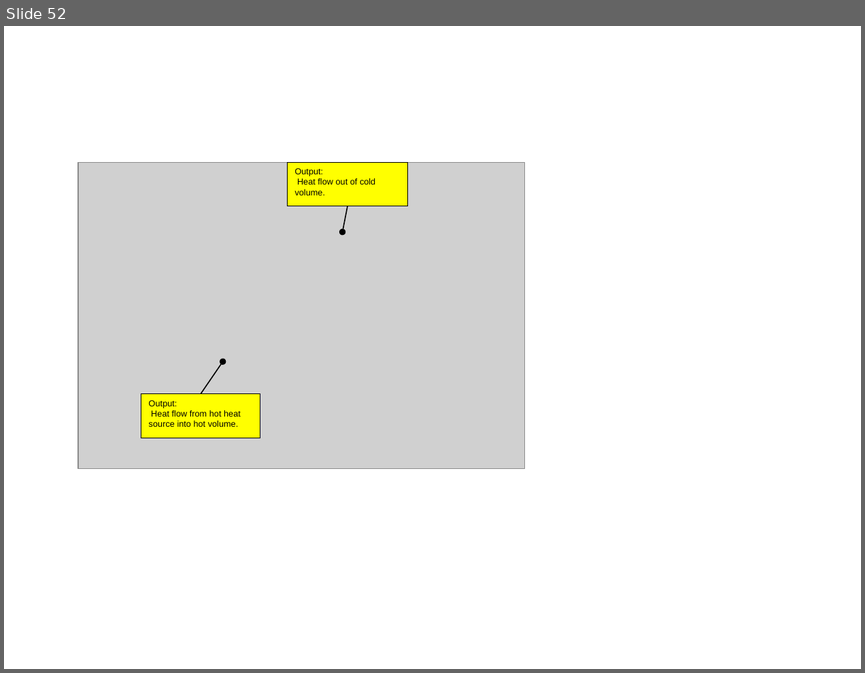
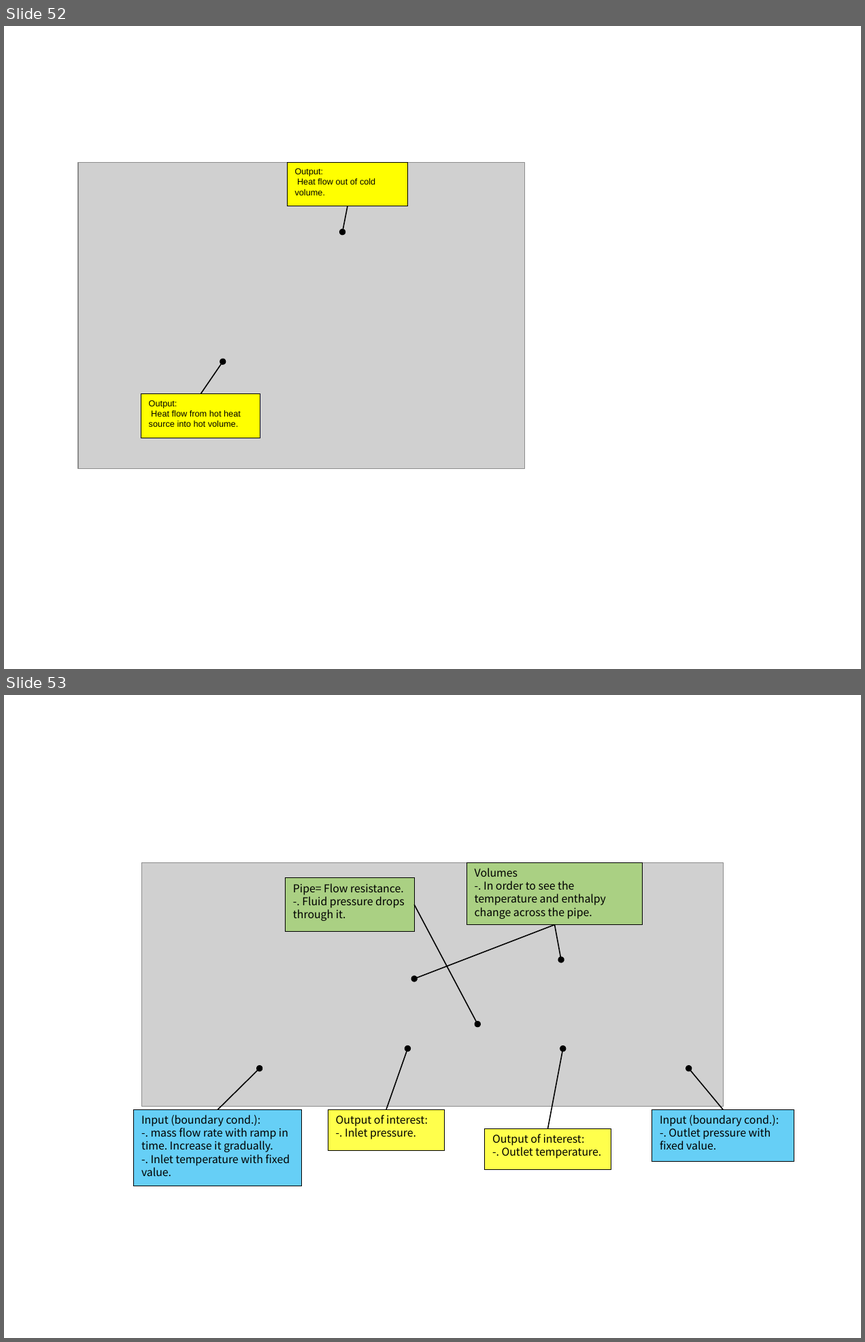
Before and after one commit to zeta-plusplus/PropulsionSystem, a slide deck: figs/makeFig.pptx. Shown one above the other, each under a label of ours: slide 52 before the commit, slides 52 and 53 after it. The pictures are 865x673 and 865x1342 pixels, drawn with LibreOffice and Linux fonts; fonts in the diff are those of the drawing; grey boxes stand for pictures. Boxes give left, top, right and bottom in pixels: in the first picture for what was removed or moved away, otherwise in the second. Text is boxed around its words. In the diff, an @@ line names an element or a change of style, - is before the commit and + after.

```diff
--- a/figs/makeFig.pptx
+++ b/figs/makeFig.pptx
@@ slide 53 added at (4, 695, 861, 1338), background #FFFFFF @@
@@ picture added at (141, 862, 723, 1106) @@
@@ rectangle added at (286, 878, 415, 930), fill #92D050 at 60% opacity, outline #000000 0.75 pt, 10 pt, text #000000 @@
+Pipe= Flow resistance.
+-. Fluid pressure drops through it.
@@ rectangle added at (466, 862, 643, 924), fill #92D050 at 60% opacity, outline #000000 0.75 pt, 10 pt, text #000000 @@
+Volumes
+-. In order to see the temperature and enthalpy change across the pipe.
@@ arrow added from (415, 905) to (477, 1024), #000000 1 pt @@
@@ arrow added from (555, 924) to (415, 979), #000000 1 pt @@
@@ arrow added from (555, 924) to (562, 960), #000000 1 pt @@
@@ arrow added from (387, 1109) to (407, 1049), #000000 1 pt @@
@@ arrow added from (548, 1128) to (563, 1049), #000000 1 pt @@
@@ arrow added from (218, 1109) to (260, 1068), #000000 1 pt @@
@@ arrow added from (723, 1109) to (689, 1068), #000000 1 pt @@
@@ rectangle added at (134, 1109, 302, 1185), fill #00B0F0 at 60% opacity, outline #000000 0.75 pt, 10 pt, text #000000 @@
+Input (boundary cond.):
+-. mass flow rate with ramp in time. Increase it gradually.
+-. Inlet temperature with fixed value.
@@ rectangle added at (328, 1109, 445, 1151), fill #FFFF00 at 70% opacity, outline #000000 0.75 pt, 10 pt, text #000000 @@
+Output of interest:
+-. Inlet pressure.
@@ rectangle added at (653, 1109, 795, 1161), fill #00B0F0 at 60% opacity, outline #000000 0.75 pt, 10 pt, text #000000 @@
+Input (boundary cond.):
+-. Outlet pressure with fixed value.
@@ rectangle added at (485, 1128, 611, 1169), fill #FFFF00 at 70% opacity, outline #000000 0.75 pt, 10 pt, text #000000 @@
+Output of interest:
+-. Outlet temperature.
```
Also in this commit, not shown: 1 slide removed, 2 other files.
